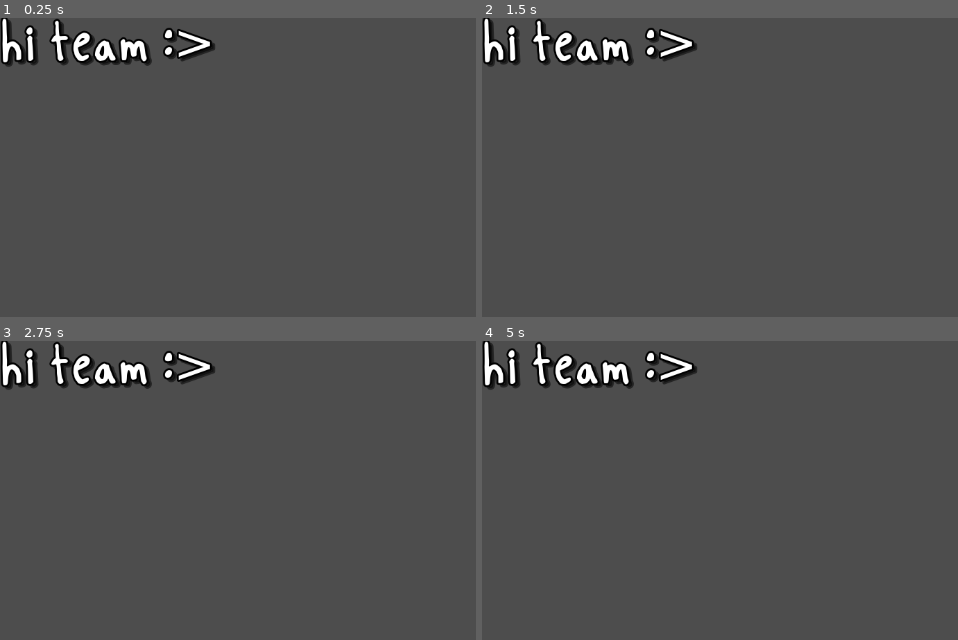
Above: before the commit, frames 1-4 (two rows, left to right).
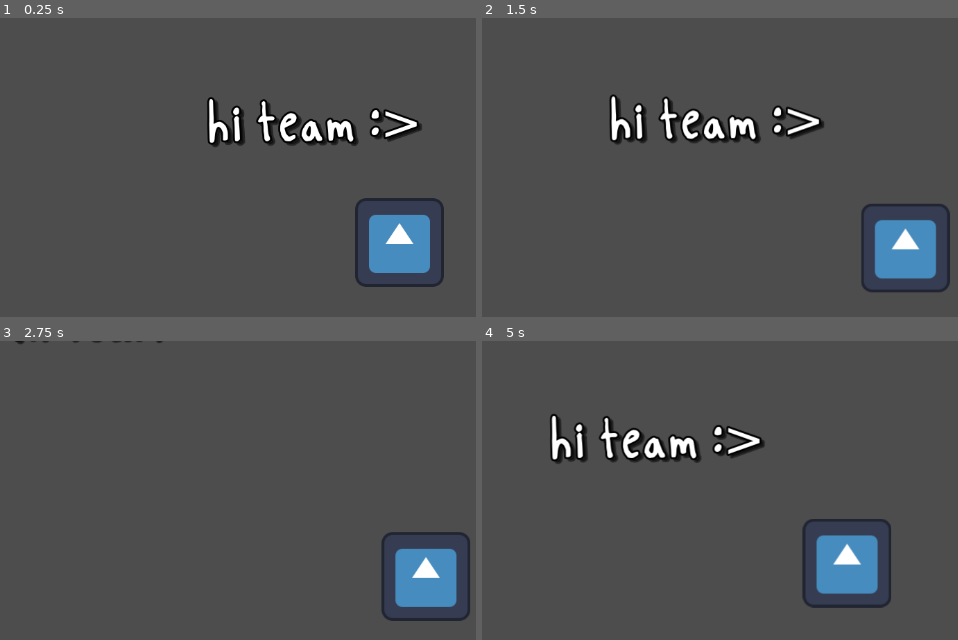
Above: after the commit, the same moments.

Repository: LucyThePirate/STL-Gamedev-Spring-Game-Jam-2025
Game: Godot game, scene res://Scenes/main.tscn
Two runs of this game, one before a commit and one after it. Both use one fixed random seed, a clock stepped at 60 frames per second and the inputs below. The engine's default icon, where the game draws it, is replaced by a stand-in: a white triangle on a blue panel in a dark square.
Inputs:
- Up to frame 1 (0.25 s): no input
- Up to frame 2 (1.5 s): tap Enter at 0.5 s; hold D (Move P1 Right, bound only after the commit) 0.53-1.28 s; hold S (Move P1 Down, bound only after the commit) from 1.28 s (still down)
- Up to frame 3 (2.75 s): release S (Move P1 Down, bound only after the commit) at 2.03 s; hold D (Move P1 Right, bound only after the commit) from 2.03 s (still down)
- Up to frame 4 (5 s): release D (Move P1 Right, bound only after the commit) at 2.78 s; hold W (Move P1 Up, bound only after the commit) 2.78-3.53 s; hold A (Move P1 Left, bound only after the commit) from 3.53 s (still down)

The runs differ from the first frame. In frame 1, 9.4% of the frame differs, in the area x 0-94%, y 0-90%; in frame 2, 9.5%; in frame 3, 6.5%; in frame 4, 9.6%, in the area x 0-86%, y 0-90%.

Commit message:
Player 1 Basic Movement

Diff:
--- a/new-game-project/Scenes/main.tscn
+++ b/new-game-project/Scenes/main.tscn
@@ -1,6 +1,7 @@
-[gd_scene load_steps=2 format=3 uid="uid://ds4qmjjl75eu3"]
+[gd_scene load_steps=3 format=3 uid="uid://ds4qmjjl75eu3"]
 
 [ext_resource type="FontFile" uid="uid://b4e7d31oc5tyi" path="res://Assets/Fonts/Permanentmarker-Regular.ttf" id="1_jjgbg"]
+[ext_resource type="PackedScene" uid="uid://dlaljyl5f6dcs" path="res://Scenes/player_1.tscn" id="2_bo1nx"]
 
 [node name="Node2D" type="Node2D"]
 
@@ -16,3 +17,6 @@
 theme_override_fonts/font = ExtResource("1_jjgbg")
 theme_override_font_sizes/font_size = 71
 text = "hi team :>"
+
+[node name="Player 1" parent="." instance=ExtResource("2_bo1nx")]
+position = Vector2(278, 208)
--- /dev/null
+++ b/new-game-project/Scenes/player_1.tscn
@@ -0,0 +1,18 @@
+[gd_scene load_steps=4 format=3 uid="uid://dlaljyl5f6dcs"]
+
+[ext_resource type="Script" uid="uid://c8c125djpobfs" path="res://Scripts/player.gd" id="1_bgcco"]
+[ext_resource type="Texture2D" uid="uid://c26uonwkmnyhm" path="res://icon.svg" id="2_7lbki"]
+
+[sub_resource type="CircleShape2D" id="CircleShape2D_6ff1n"]
+
+[node name="Player 1" type="CharacterBody2D"]
+script = ExtResource("1_bgcco")
+
+[node name="Sprite2D" type="Sprite2D" parent="."]
+texture = ExtResource("2_7lbki")
+
+[node name="CollisionShape2D" type="CollisionShape2D" parent="."]
+shape = SubResource("CircleShape2D_6ff1n")
+
+[node name="Camera2D" type="Camera2D" parent="."]
+position_smoothing_enabled = true
--- /dev/null
+++ b/new-game-project/Scripts/player.gd
@@ -0,0 +1,18 @@
+extends CharacterBody2D
+
+const SPEED = 300.0
+const ACCEL = 2.0
+
+var input: Vector2
+
+func get_input():
+	input.x = Input.get_action_strength("Move P1 Right") - Input.get_action_strength("Move P1 Left")
+	input.y = Input.get_action_strength("Move P1 Down") - Input.get_action_strength("Move P1 Up")
+	return input.normalized()
+
+func _process(delta: float) -> void:
+	var playerInput = get_input()
+
+	velocity = lerp(velocity, playerInput * SPEED, delta * ACCEL)
+
+	move_and_slide()
--- a/new-game-project/project.godot
+++ b/new-game-project/project.godot
@@ -35,3 +35,27 @@
 "events": [Object(InputEventKey,"resource_local_to_scene":false,"resource_name":"","device":-1,"window_id":0,"alt_press …(195 unchanged characters)…
 ]
 }
+"Move P1 Up"={
+"deadzone": 0.2,
+"events": [Object(InputEventKey,"resource_local_to_scene":false,"resource_name":"","device":-1,"window_id":0,"alt_pressed":false,"shift_pressed":false,"ctrl_pressed":false,"meta_pressed":false,"pressed":false,"keycode":0,"physical_keycode":87,"key_label":0,"unicode":119,"location":0,"echo":false,"script":null)
+, Object(InputEventJoypadMotion,"resource_local_to_scene":false,"resource_name":"","device":0,"axis":1,"axis_value":-1.0,"script":null)
+]
+}
+"Move P1 Down"={
+"deadzone": 0.2,
+"events": [Object(InputEventKey,"resource_local_to_scene":false,"resource_name":"","device":-1,"window_id":0,"alt_pressed":false,"shift_pressed":false,"ctrl_pressed":false,"meta_pressed":false,"pressed":false,"keycode":0,"physical_keycode":83,"key_label":0,"unicode":115,"location":0,"echo":false,"script":null)
+, Object(InputEventJoypadMotion,"resource_local_to_scene":false,"resource_name":"","device":0,"axis":1,"axis_value":1.0,"script":null)
+]
+}
+"Move P1 Left"={
+"deadzone": 0.2,
+"events": [Object(InputEventKey,"resource_local_to_scene":false,"resource_name":"","device":-1,"window_id":0,"alt_pressed":false,"shift_pressed":false,"ctrl_pressed":false,"meta_pressed":false,"pressed":false,"keycode":0,"physical_keycode":65,"key_label":0,"unicode":97,"location":0,"echo":false,"script":null)
+, Object(InputEventJoypadMotion,"resource_local_to_scene":false,"resource_name":"","device":0,"axis":0,"axis_value":-1.0,"script":null)
+]
+}
+"Move P1 Right"={
+"deadzone": 0.2,
+"events": [Object(InputEventKey,"resource_local_to_scene":false,"resource_name":"","device":-1,"window_id":0,"alt_pressed":false,"shift_pressed":false,"ctrl_pressed":false,"meta_pressed":false,"pressed":false,"keycode":0,"physical_keycode":68,"key_label":0,"unicode":100,"location":0,"echo":false,"script":null)
+, Object(InputEventJoypadMotion,"resource_local_to_scene":false,"resource_name":"","device":0,"axis":0,"axis_value":1.0,"script":null)
+]
+}
Not shown, added: new-game-project/Scripts/player.gd.uid
